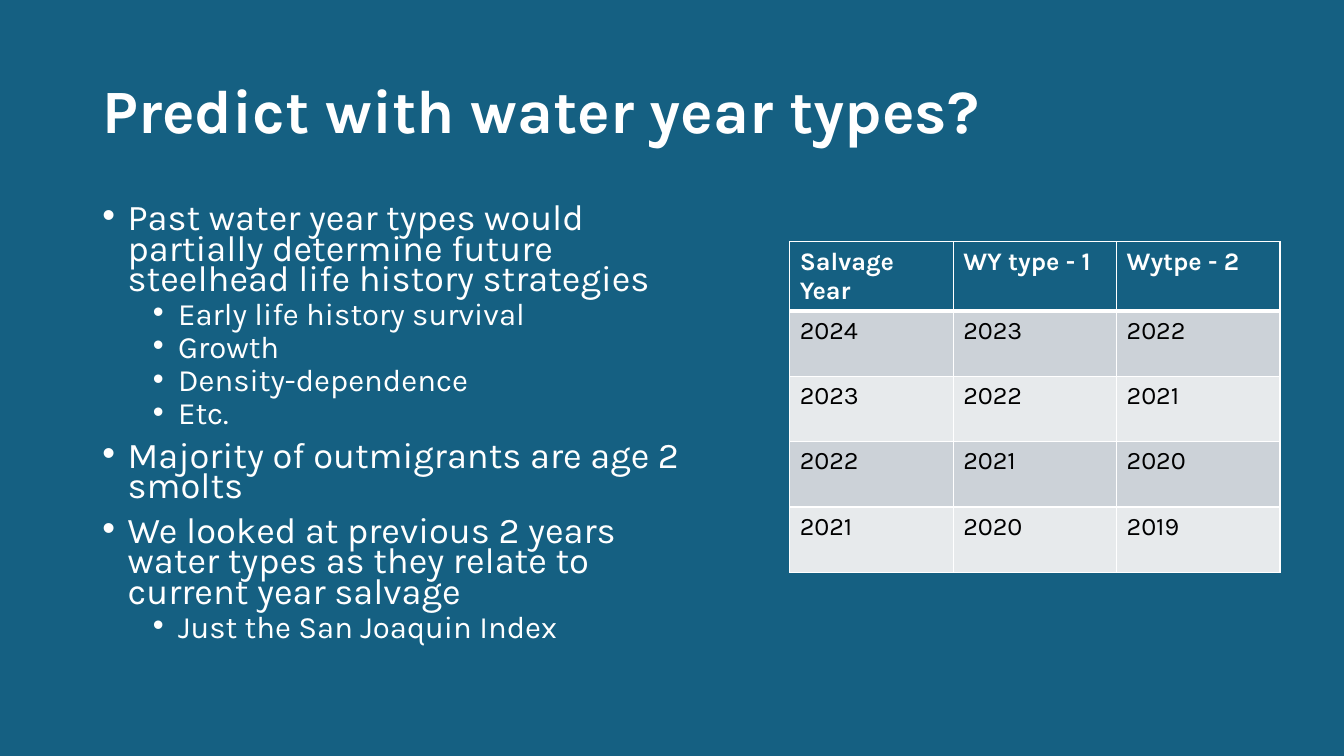
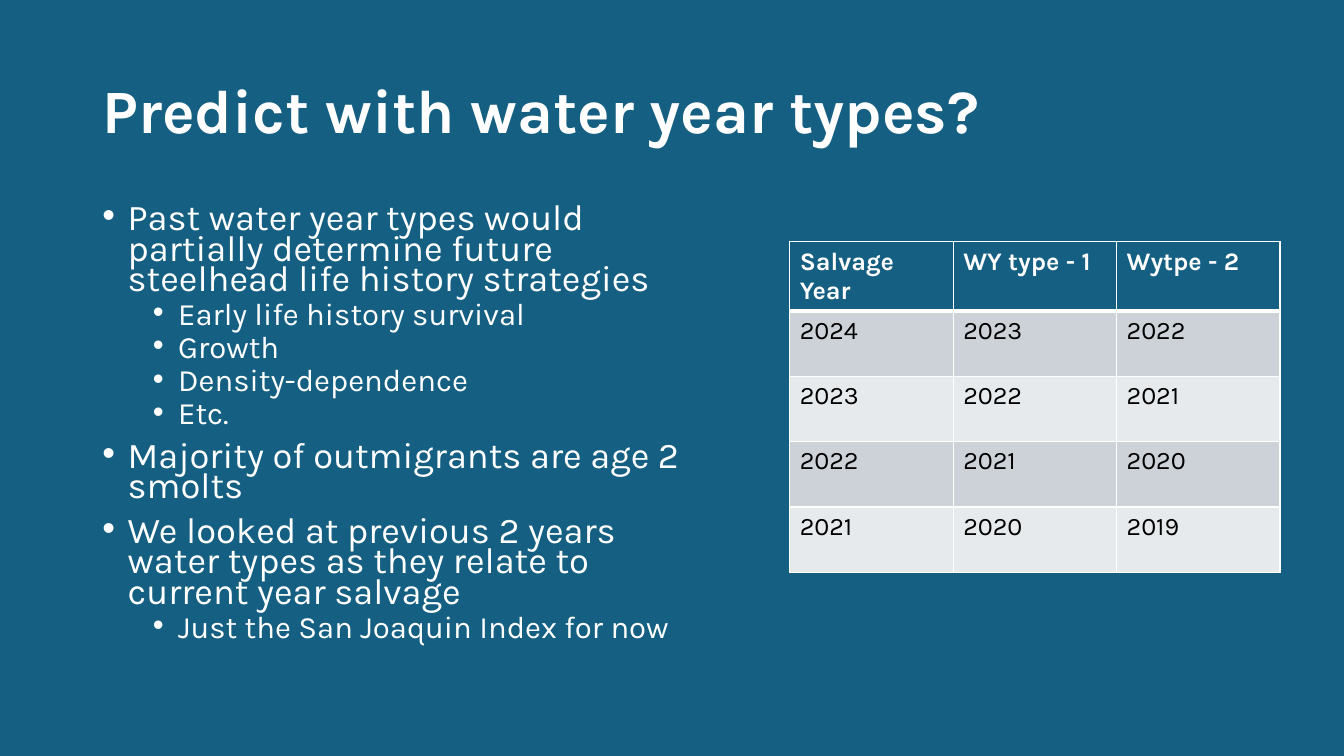
Before and after one commit to BDO-Science/steelhead-loss-model, a slide deck: slide 3 of Steelhead Annual Loss Prediction.pptx. Drawn at 1344x756 pixels with LibreOffice and Linux fonts; fonts in the diff are those of the drawing. Boxes give left, top, right and bottom in pixels: in the first picture for what was removed or moved away, otherwise in the second. Text is boxed around its words. In the diff, an @@ line names an element or a change of style, - is before the commit and + after.

```diff
--- a/Steelhead Annual Loss Prediction.pptx
+++ b/Steelhead Annual Loss Prediction.pptx
@@ text at (x1=178, y1=610, x2=669, y2=645): text changed @@
-  • Just the San Joaquin Index
+  • Just the San Joaquin Index for now
```
Also in this commit, not shown: 2 other slides changed, 5 slides added, 2 slides removed, 9 other files.
